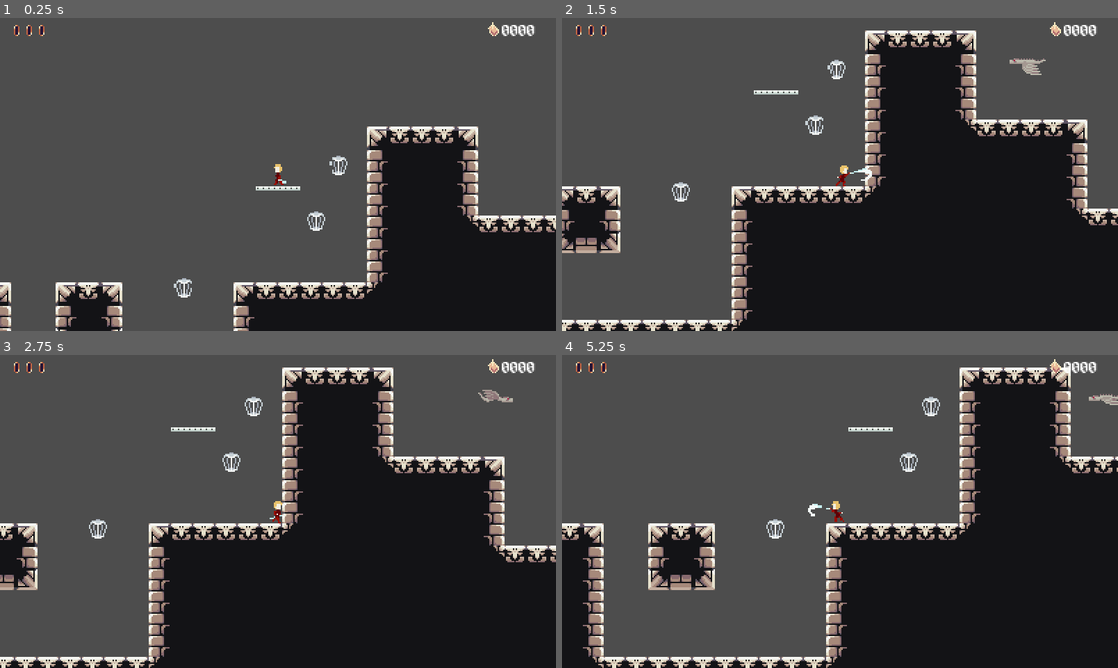
Above: before the commit, frames 1-4 (two rows, left to right).
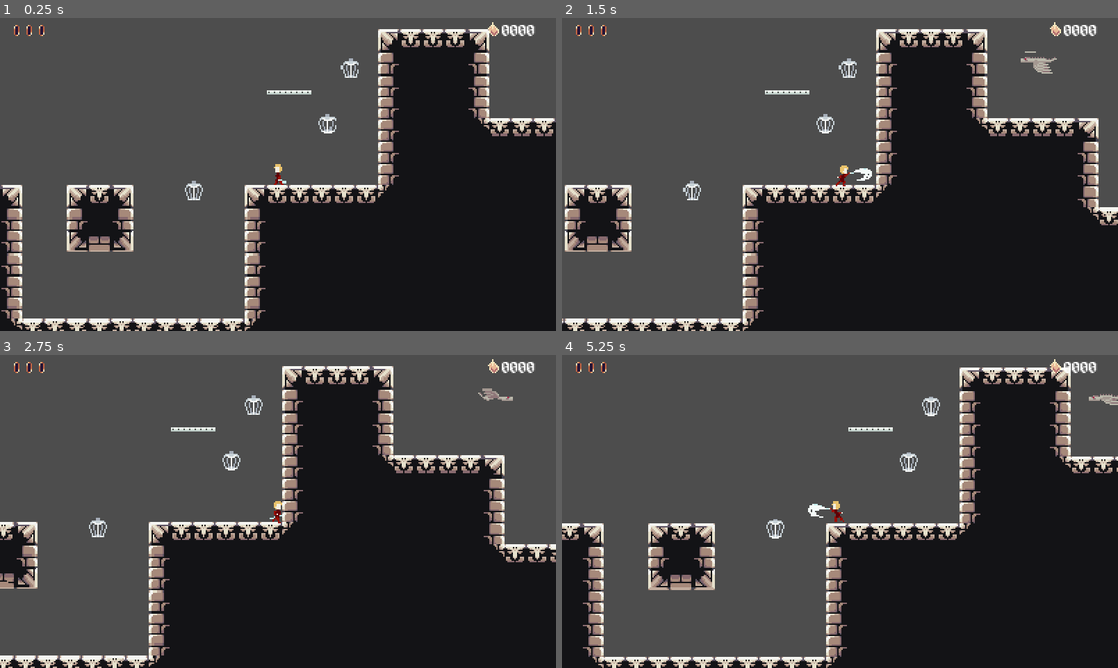
Above: after the commit, the same moments.

Repository: Zac707/into-the-night
Game: Godot game, scene res://Scenes/first_level.tscn
Same seed, same stepped clock (60 frames per second), same inputs: the game is played once before the commit and once after it. The project has no main scene, so this scene is started directly.
Inputs:
- Up to frame 1 (0.25 s): no input
- Up to frame 2 (1.5 s): tap Enter at 0.5 s; hold D (right) 0.53-1.28 s; tap L (attack) at 0.6, 1.35 s; tap Space (jump) at 0.77 s; hold S (down) from 1.28 s (still down)
- Up to frame 3 (2.75 s): tap Space (jump) at 1.52 s; release S (down) at 2.03 s; hold D (right) from 2.03 s (still down); tap K (hook_test) at 2.1 s; tap L (attack) at 2.3 s
- Up to frame 4 (5.25 s): release D (right) at 2.78 s; hold W (up) 2.78-3.53 s; tap L (attack) at 2.85, 3.6, 4.55, 5.1 s; tap Space (jump) at 3.02, 3.77, 4.52 s; hold A (left) 3.53-5.03 s; tap K (hook_test) at 4.35 s; hold S (down) from 5.03 s (still down)

The runs differ from the first frame. In frame 1, 29% of the frame differs, in the area x 0-100%, y 3-100%; in frame 2, 12%; in frame 3, 3.7%; in frame 4, less than 0.1%.

Commit message:
added AnimationManager which places Effects anywhere

Diff:
--- a/Scenes/Enemies/shieldhand.tscn
+++ b/Scenes/Enemies/shieldhand.tscn
@@ -979,6 +979,7 @@
 shape = SubResource("RectangleShape2D_dbifx")
 
 [node name="ShieldHandEmoticons" type="Node2D" parent="." unique_id=9210290]
+visible = false
 position = Vector2(0, -16)
 
 [node name="ExclamationPoint" type="Sprite2D" parent="ShieldHandEmoticons" unique_id=78308330]
--- a/Scenes/Player/player_test.tscn
+++ b/Scenes/Player/player_test.tscn
@@ -94,6 +94,20 @@
 "update": 1,
 "values": [false, true]
 }
+tracks/4/type = "method"
+tracks/4/imported = false
+tracks/4/enabled = true
+tracks/4/path = NodePath("StateMachine/PlayerAttack")
+tracks/4/interp = 1
+tracks/4/loop_wrap = true
+tracks/4/keys = {
+"times": PackedFloat32Array(0.06666667),
+"transitions": PackedFloat32Array(1),
+"values": [{
+"args": [],
+"method": &"spawn_effect"
+}]
+}
 
 [sub_resource type="Animation" id="Animation_67lvd"]
 resource_name = "Aerial_Attack_Side"
@@ -160,6 +174,20 @@
 "update": 1,
 "values": [false, true]
 }
+tracks/5/type = "method"
+tracks/5/imported = false
+tracks/5/enabled = true
+tracks/5/path = NodePath("StateMachine/PlayerAttack")
+tracks/5/interp = 1
+tracks/5/loop_wrap = true
+tracks/5/keys = {
+"times": PackedFloat32Array(0.06666667),
+"transitions": PackedFloat32Array(1),
+"values": [{
+"args": [],
+"method": &"spawn_effect"
+}]
+}
 
 [sub_resource type="Animation" id="Animation_sduab"]
 resource_name = "Aerial_Attack_Up"
@@ -214,6 +242,20 @@
 "update": 1,
 "values": [false, true]
 }
+tracks/4/type = "method"
+tracks/4/imported = false
+tracks/4/enabled = true
+tracks/4/path = NodePath("StateMachine/PlayerAttack")
+tracks/4/interp = 1
+tracks/4/loop_wrap = true
+tracks/4/keys = {
+"times": PackedFloat32Array(0.06666667),
+"transitions": PackedFloat32Array(1),
+"values": [{
+"args": [],
+"method": &"spawn_effect"
+}]
+}
 
 [sub_resource type="Animation" id="Animation_e0rbb"]
 resource_name = "Aerial_Hook_Throw"
@@ -312,6 +354,20 @@
 "update": 1,
 "values": [false, true]
 }
+tracks/5/type = "method"
+tracks/5/imported = false
+tracks/5/enabled = true
+tracks/5/path = NodePath("StateMachine/PlayerAttack")
+tracks/5/interp = 1
+tracks/5/loop_wrap = true
+tracks/5/keys = {
+"times": PackedFloat32Array(0.06666667),
+"transitions": PackedFloat32Array(1),
+"values": [{
+"args": [],
+"method": &"spawn_effect"
+}]
+}
 
 [sub_resource type="Animation" id="Animation_1klfb"]
 resource_name = "Attack_Up"
@@ -366,6 +422,20 @@
 "update": 1,
 "values": [false, true]
 }
+tracks/4/type = "method"
+tracks/4/imported = false
+tracks/4/enabled = true
+tracks/4/path = NodePath("StateMachine/PlayerAttack")
+tracks/4/interp = 1
+tracks/4/loop_wrap = true
+tracks/4/keys = {
+"times": PackedFloat32Array(0.06666667),
+"transitions": PackedFloat32Array(1),
+"values": [{
+"args": [],
+"method": &"spawn_effect"
+}]
+}
 
 [sub_resource type="Animation" id="Animation_oy2dr"]
 resource_name = "Fall"
@@ -594,6 +664,20 @@
 "update": 1,
 "values": [false, true]
 }
+tracks/4/type = "method"
+tracks/4/imported = false
+tracks/4/enabled = true
+tracks/4/path = NodePath("StateMachine/PlayerAttack")
+tracks/4/interp = 1
+tracks/4/loop_wrap = true
+tracks/4/keys = {
+"times": PackedFloat32Array(0.06666667),
+"transitions": PackedFloat32Array(1),
+"values": [{
+"args": [],
+"method": &"spawn_effect"
+}]
+}
 
 [sub_resource type="Animation" id="Animation_rpqj3"]
 resource_name = "Left_Aerial_Attack_Side"
@@ -660,6 +744,20 @@
 "update": 1,
 "values": [false, true]
 }
+tracks/5/type = "method"
+tracks/5/imported = false
+tracks/5/enabled = true
+tracks/5/path = NodePath("StateMachine/PlayerAttack")
+tracks/5/interp = 1
+tracks/5/loop_wrap = true
+tracks/5/keys = {
+"times": PackedFloat32Array(0.06666667),
+"transitions": PackedFloat32Array(1),
+"values": [{
+"args": [],
+"method": &"spawn_effect"
+}]
+}
 
 [sub_resource type="Animation" id="Animation_rtq0u"]
 resource_name = "Left_Aerial_Attack_Up"
@@ -714,6 +812,20 @@
 "update": 1,
 "values": [false, true]
 }
+tracks/4/type = "method"
+tracks/4/imported = false
+tracks/4/enabled = true
+tracks/4/path = NodePath("StateMachine/PlayerAttack")
+tracks/4/interp = 1
+tracks/4/loop_wrap = true
+tracks/4/keys = {
+"times": PackedFloat32Array(0.06666667),
+"transitions": PackedFloat32Array(1),
+"values": [{
+"args": [],
+"method": &"spawn_effect"
+}]
+}
 
 [sub_resource type="Animation" id="Animation_xq865"]
 resource_name = "Left_Aerial_Hook_Throw"
@@ -811,6 +923,20 @@
 "transitions": PackedFloat32Array(1, 1),
 "update": 1,
 "values": [false, true]
+}
+tracks/5/type = "method"
+tracks/5/imported = false
+tracks/5/enabled = true
+tracks/5/path = NodePath("StateMachine/PlayerAttack")
+tracks/5/interp = 1
+tracks/5/loop_wrap = true
+tracks/5/keys = {
+"times": PackedFloat32Array(0.06666667),
+"transitions": PackedFloat32Array(1),
+"values": [{
+"args": [],
+"method": &"spawn_effect"
+}]
 }
 
 [sub_resource type="Animation" id="Animation_tj2xt"]
@@ -1227,7 +1353,7 @@
 
 [node name="StateMachine" type="Node2D" parent="." unique_id=1686728303 node_paths=PackedStringArray("initial_state")]
 script = ExtResource("5_wln50")
-initial_state = NodePath("PlayerRun")
+initial_state = NodePath("PlayerIdle")
 
 [node name="PlayerIdle" type="Node" parent="StateMachine" unique_id=2084342776 node_paths=PackedStringArray("player")]
 script = ExtResource("6_lbtjm")
--- a/Scenes/first_level.tscn
+++ b/Scenes/first_level.tscn
@@ -862,7 +862,7 @@
 metadata/_edit_use_anchors_ = true
 
 [node name="Player" parent="." unique_id=1712444491 instance=ExtResource("6_ffwbm")]
-position = Vector2(976, 64)
+position = Vector2(968, 136)
 
 [node name="CanvasLayerBackground" type="CanvasLayer" parent="." unique_id=530308445]
 layer = -1
--- /dev/null
+++ b/Scripts/Globals/AnimationManager.gd
@@ -0,0 +1,12 @@
+extends Node
+
+
+func place_effects(effect, effect_pos, effect_scale, effect_duration):
+	var instance = Sprite2D.new()
+	instance.texture = effect
+	instance.global_position = effect_pos
+	instance.scale = effect_scale
+	get_tree().current_scene.add_child(instance)
+
+	await get_tree().create_timer(effect_duration).timeout
+	instance.queue_free()
--- a/Scripts/Player Scripts/Player States/player_attack.gd
+++ b/Scripts/Player Scripts/Player States/player_attack.gd
@@ -3,6 +3,16 @@
 
 class_name PlayerAttack
 
+
+@export var effect_duration: float = 0.2333
+
+var attack_sprite: = preload("res://Assets/Player/swordslash_small.png")
+var attack_sprite_big: = preload("res://Assets/Player/swordslash_big.png")
+var chosen_effect: Array
+var attack_effect_dict: Dictionary = {"Attack_Side": [attack_sprite, Vector2(15, 0), Vector2(1.0, 1.0)], "Left_Attack_Side": [attack_sprite, Vector2(-15, 0), Vector2(-1.0, 1.0)], "Attack_Up": [attack_sprite_big, Vector2(0, -15), Vector2(1.0, 1.0)],
+"Left_Attack_Up": [attack_sprite_big, Vector2(0, -15), Vector2(-1.0, 1.0)], "Aerial_Attack_Side": [attack_sprite, Vector2(15, 0), Vector2(1.0, 1.0)], "Left_Aerial_Attack_Side": [attack_sprite, Vector2(-15, 0), Vector2(-1.0, 1.0)],
+"Aerial_Attack_Down": [attack_sprite_big, Vector2(0, 15), Vector2(1.0, -1.0)], "Aerial_Attack_Up": [attack_sprite_big, Vector2(0, -15), Vector2(1.0, 1.0)],"Left_Aerial_Attack_Down": [attack_sprite_big, Vector2(0, 15), Vector2(-1.0, -1.0)],
+"Left_Aerial_Attack_Up": [attack_sprite_big, Vector2(0, -15), Vector2(-1.0, 1.0)]}
 
 var directional_input: Vector2
 var bounce_executed: bool = false
@@ -36,6 +46,9 @@
 	for anim in animation_dict:
 		if anim == direction_data:
 			player.animation_player.play(animation_dict[anim])
+			for effect in attack_effect_dict:
+				if effect == animation_dict[anim]:
+					chosen_effect = attack_effect_dict[effect]
 
 	if player.is_on_floor() == false:
 		is_airborne = true
@@ -49,6 +62,7 @@
 	player.attack_component.rotation = 0
 	is_airborne = false
 	attacked_areas.clear()
+	chosen_effect = []
 
 
 func update(_delta: float):
@@ -87,6 +101,11 @@
 		bounce_executed = true
 
 
+func spawn_effect():
+	var pos: Vector2 = chosen_effect[1] + player.global_position
+	AnimationManager.place_effects(chosen_effect[0], pos, chosen_effect[2], effect_duration)
+
+
 func evaluate_transitions():
 	if player.hurt == true:
 		transitioned_state.emit(self, "PlayerHurt")
--- a/Scripts/Player Scripts/state_machine.gd
+++ b/Scripts/Player Scripts/state_machine.gd
@@ -40,4 +40,4 @@
 		current_state.exit()
 	new_state.enter()
 	current_state = new_state
-	#print(new_state)
+	print(new_state)
--- a/project.godot
+++ b/project.godot
@@ -23,6 +23,7 @@
 PlayerMovement="*uid://iwldiwnu4cmt"
 GlobalEventManager="*uid://duhorp4vs2qs3"
 PlayerGlobals="*uid://c3rkl8d1rbya"
+AnimationManager="*uid://1beowqpq5xom"
 
 [display]
 
Binary file added: Assets/Player/swordslash_big.png
Not shown, added: Assets/Player/swordslash_big.png.import
Binary file added: Assets/Player/swordslash_small.png
Not shown, added: Assets/Player/swordslash_small.png.import
Not shown, added: Scripts/Globals/AnimationManager.gd.uid
